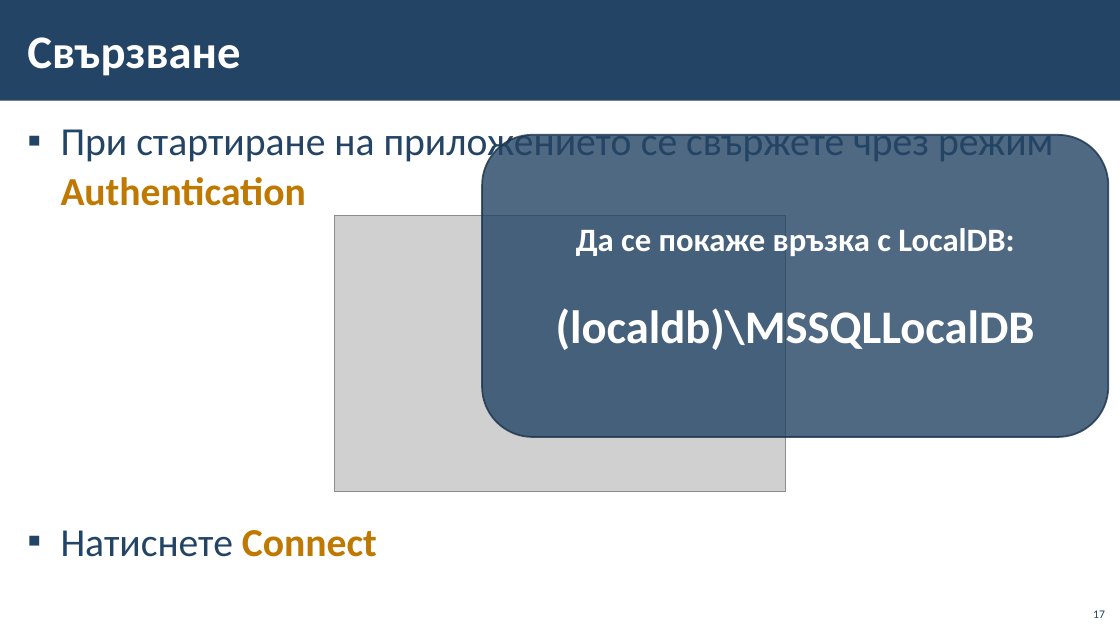
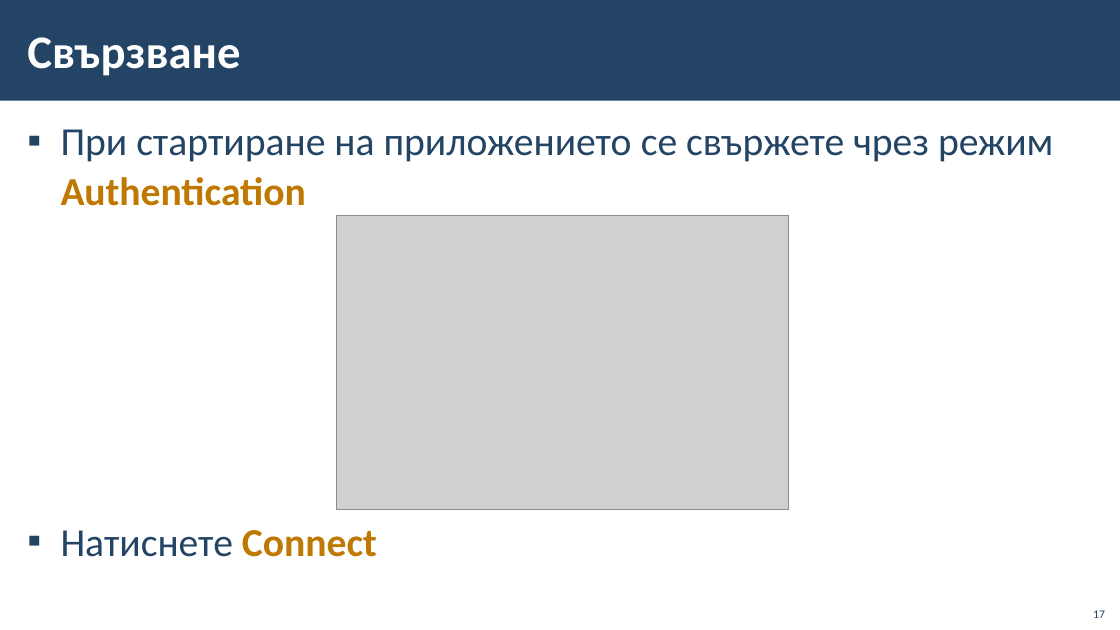
Before and after one commit to BG-IT-Edu/School-Programming, a slide deck: slide 17 of Courses/Software-Sciences/Module-3-Databases-New/03-Intro-to-MS-SQL-Server/03-Intro-to-MS-SQL-Server.pptx. Drawn at 1120x630 pixels with LibreOffice and Linux fonts; fonts in the diff are those of the drawing; grey boxes stand for pictures; background and template pictures are left out. Boxes give left, top, right and bottom in pixels: in the first picture for what was removed or moved away, otherwise in the second. Text is boxed around its words. In the diff, an @@ line names an element or a change of style, - is before the commit and + after.

Commit message:
TODOs for Intro to MS SQL Server slides fixed

```diff
--- a/Courses/Software-Sciences/Module-3-Databases-New/03-Intro-to-MS-SQL-Server/03-Intro-to-MS-SQL-Server.pptx
+++ b/Courses/Software-Sciences/Module-3-Databases-New/03-Intro-to-MS-SQL-Server/03-Intro-to-MS-SQL-Server.pptx
@@ rounded rectangle removed at (482,135,1108,438) @@
-Да се покаже връзка с LocalDB:
-(localdb)\MSSQLLocalDB
@@ picture: place and size @@
-picture at (334,216,786,492)
+picture at (337,216,788,509)
```
